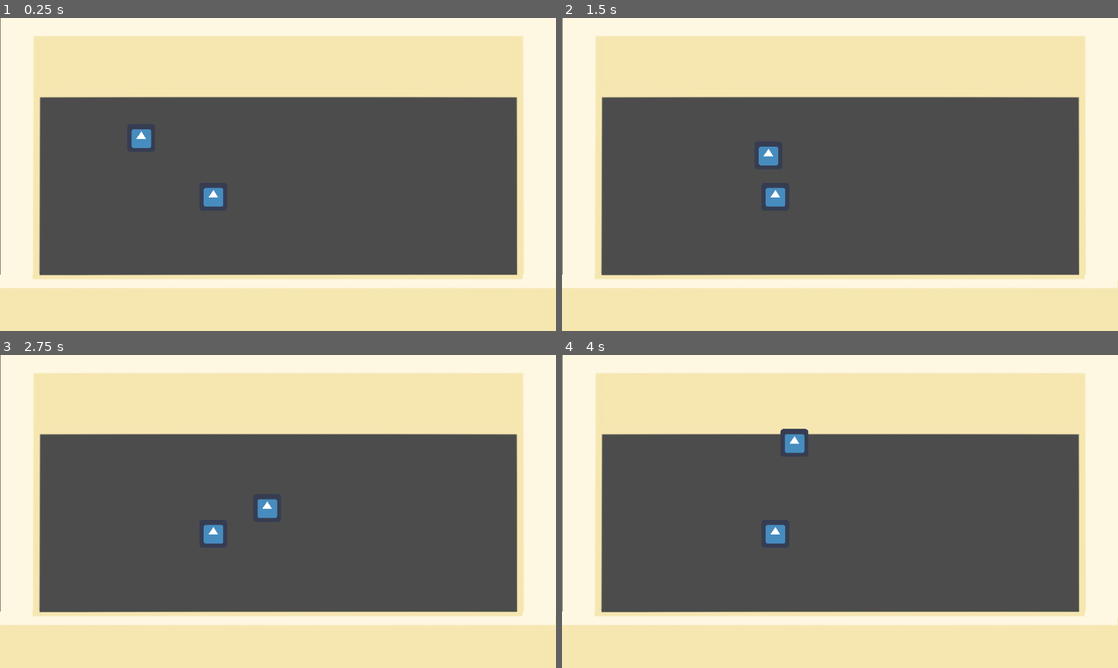
Above: before the commit, frames 1-4 (two rows, left to right).
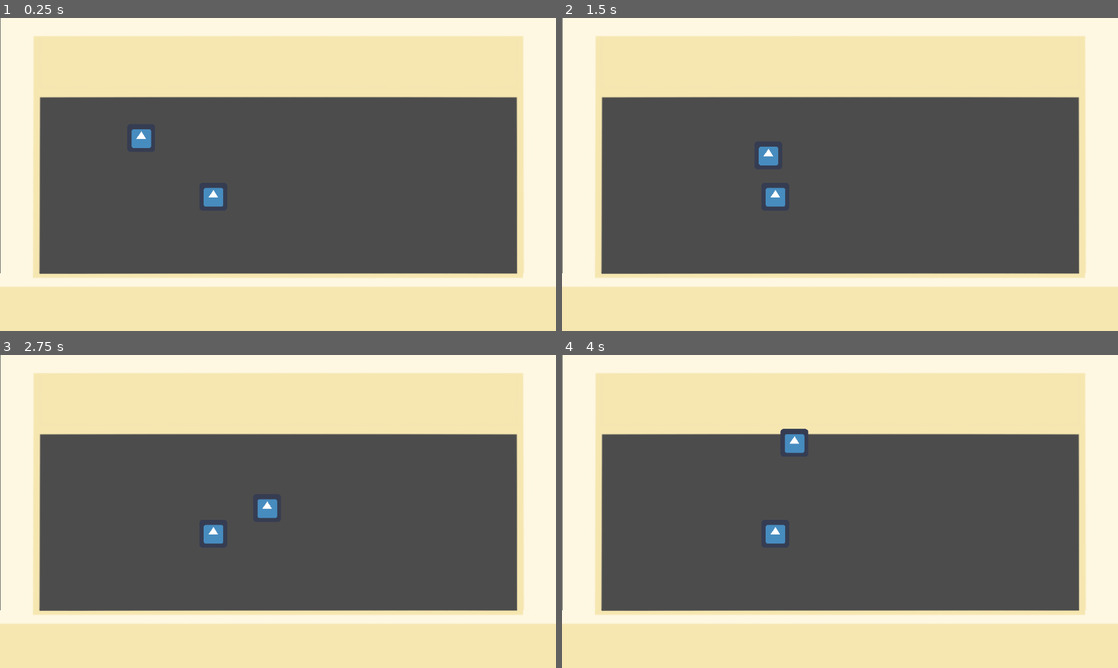
Above: after the commit, the same moments.

Repository: pcchiu96/Protocol-Phorest-1-A
Game: Godot game, scene res://Rooms/Room.tscn
Same seed, same stepped clock (60 frames per second), same inputs: the game is played once before the commit and once after it. The engine's default icon, where the game draws it, is replaced by a stand-in: a white triangle on a blue panel in a dark square.
Inputs (mouse positions are in pixels of both pictures, inside the frame that each line leads up to):
- Up to frame 1 (0.25 s): no input
- Up to frame 2 (1.5 s): tap Enter at 0.5 s; move the mouse to (962, 158) at 0.52 s; hold D (right) 0.53-1.28 s; move the mouse to (728, 190) at 1.27 s; hold S (down) from 1.28 s (still down)
- Up to frame 3 (2.75 s): tap Space at 2 s; move the mouse to (333, 442) at 2.02 s; release S (down) at 2.03 s; hold D (right) from 2.03 s (still down)
- Up to frame 4 (4 s): move the mouse to (812, 574) at 2.77 s; release D (right) at 2.78 s; hold W (up) 2.78-3.53 s; move the mouse to (1006, 558) at 3.52 s; hold A (left) from 3.53 s (still down)

The runs differ from the first frame. In frame 1, 1.3% of the frame differs, in the area x 0-100%, y 81-87%; in frame 2, 1.3%; in frame 3, 1.3%; in frame 4, 1.3%.

Commit message:
updated collision shape and sprite at the right width and height

Diff:
--- a/Rooms/Room.tscn
+++ b/Rooms/Room.tscn
@@ -11,17 +11,17 @@
 [sub_resource type="RectangleShape2D" id=2]
 extents = Vector2( 29, 29 )
 
+[sub_resource type="RectangleShape2D" id=7]
+extents = Vector2( 640, 75 )
+
 [sub_resource type="RectangleShape2D" id=5]
-extents = Vector2( 45, 358.75 )
+extents = Vector2( 45, 360 )
 
 [sub_resource type="RectangleShape2D" id=6]
-extents = Vector2( 45, 358.75 )
+extents = Vector2( 45, 360 )
 
-[sub_resource type="RectangleShape2D" id=4]
-extents = Vector2( 640, 75 )
-
-[sub_resource type="RectangleShape2D" id=3]
-extents = Vector2( 640, 45 )
+[sub_resource type="RectangleShape2D" id=8]
+extents = Vector2( 640, 50 )
 
 [node name="Room" type="Node2D"]
 
@@ -53,38 +53,41 @@
 texture = ExtResource( 1 )
 
 [node name="Borders" type="StaticBody2D" parent="."]
-position = Vector2( 645, 389 )
 __meta__ = {
 "_edit_group_": true
 }
 
-[node name="Left Wall" type="CollisionShape2D" parent="Borders"]
-position = Vector2( -600, -30 )
-shape = SubResource( 5 )
-
-[node name="Right Wall" type="CollisionShape2D" parent="Borders"]
-position = Vector2( 591, -31 )
-shape = SubResource( 6 )
-
 [node name="Top Wall" type="CollisionShape2D" parent="Borders"]
-position = Vector2( -4, -314 )
-shape = SubResource( 4 )
+position = Vector2( 641, 75 )
+shape = SubResource( 7 )
 __meta__ = {
 "_edit_group_": true
 }
 
 [node name="Sprite" type="Sprite" parent="Borders/Top Wall"]
-position = Vector2( 0, 285 )
 texture = ExtResource( 3 )
+centered = false
+offset = Vector2( -640, -75 )
+
+[node name="Left Wall" type="CollisionShape2D" parent="Borders"]
+position = Vector2( 45, 360 )
+z_index = -1
+shape = SubResource( 5 )
+
+[node name="Right Wall" type="CollisionShape2D" parent="Borders"]
+position = Vector2( 1235, 360 )
+z_index = -1
+shape = SubResource( 6 )
 
 [node name="Bottom Wall" type="CollisionShape2D" parent="Borders"]
-position = Vector2( -4, 286 )
-z_index = 3
-shape = SubResource( 3 )
+position = Vector2( 640, 670 )
+z_index = 2
+shape = SubResource( 8 )
 __meta__ = {
 "_edit_group_": true
 }
 
 [node name="Sprite" type="Sprite" parent="Borders/Bottom Wall"]
-position = Vector2( -2, -312 )
 texture = ExtResource( 4 )
+centered = false
+offset = Vector2( -640, -670 )
